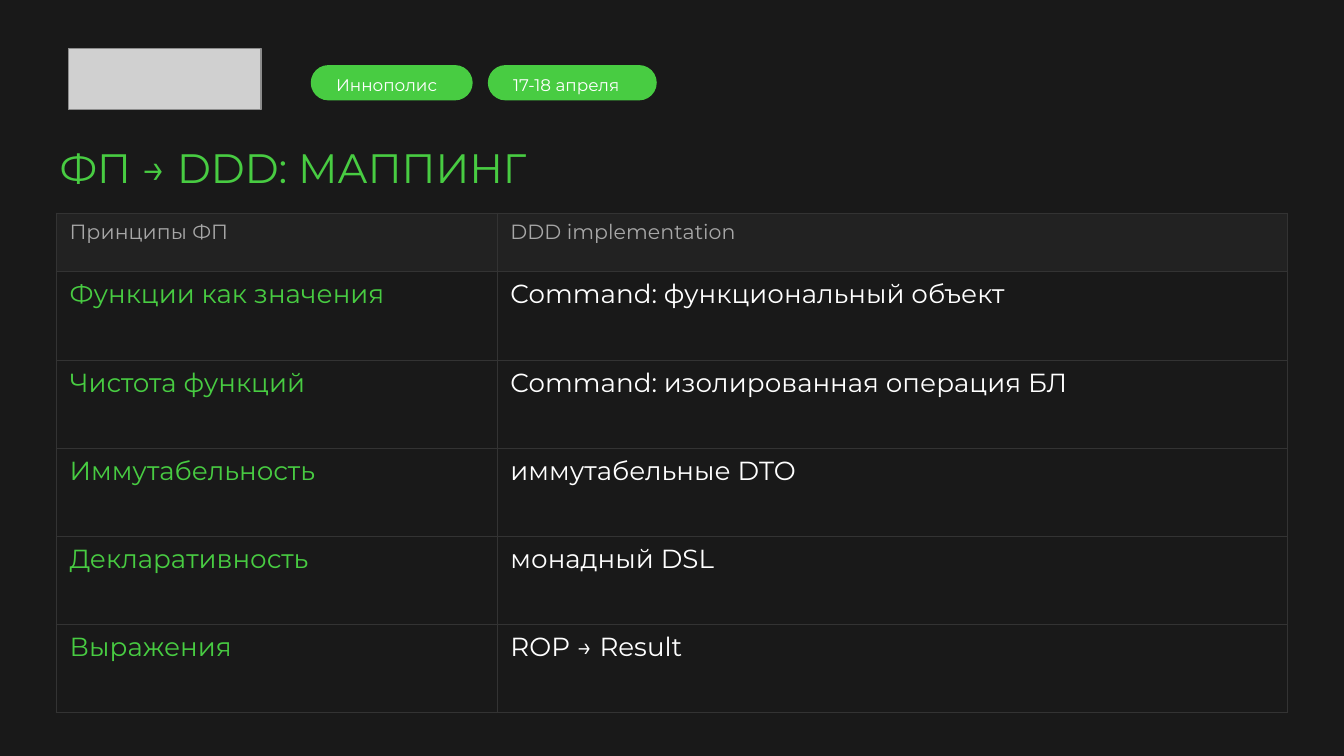
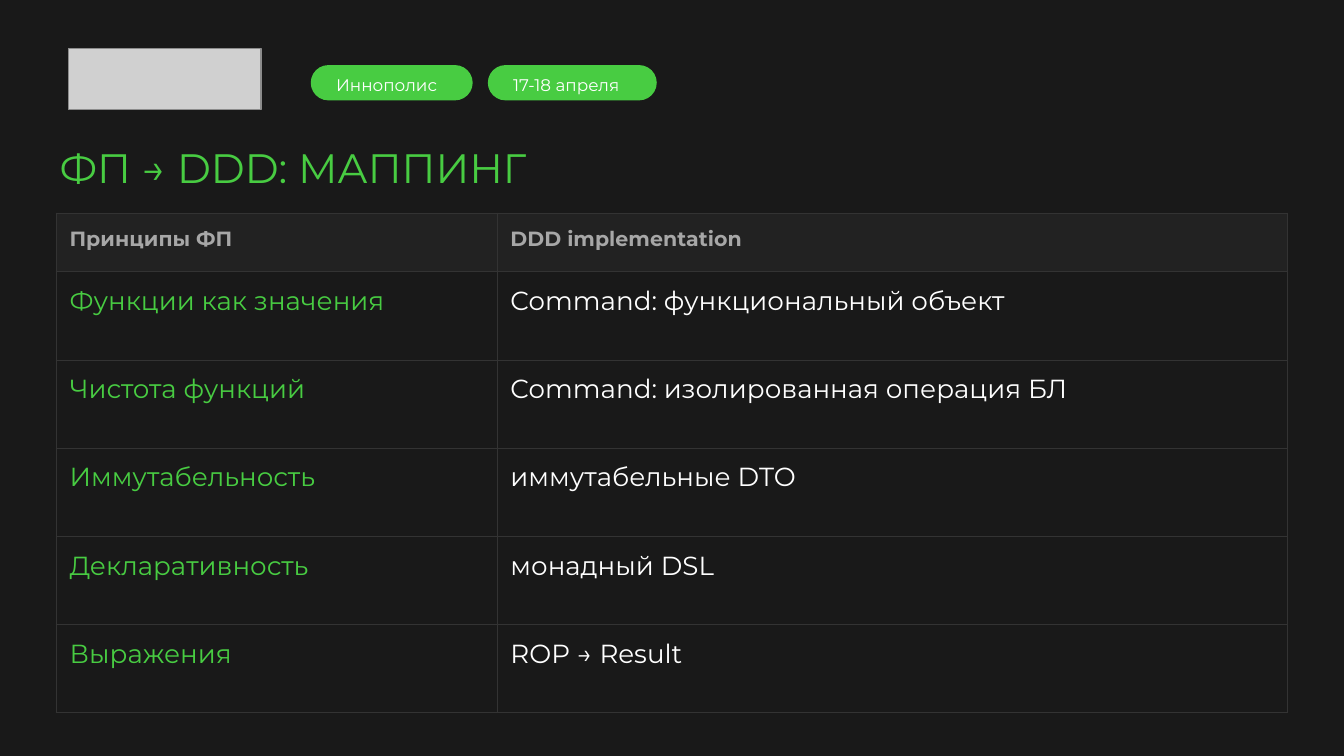
Before and after one commit to argent-smith/presentations, a slide deck: slide 46 of FP_Talk_2026/merge/presentation.pptx. Drawn at 1344x756 pixels with LibreOffice and Linux fonts; fonts in the diff are those of the drawing; grey boxes stand for pictures; background and template pictures are left out. Boxes give left, top, right and bottom in pixels: in the first picture for what was removed or moved away, otherwise in the second. Text is boxed around its words. In the diff, an @@ line names an element or a change of style, - is before the commit and + after.

```diff
--- a/FP_Talk_2026/merge/presentation.pptx
+++ b/FP_Talk_2026/merge/presentation.pptx
@@ table at (56, 214, 1288, 714) @@
@@ bold on in "Принципы ФП", "DDD implementation" @@
```
Also in this commit, not shown: 1 other slide changed, 5 slides added, 1 other file.
